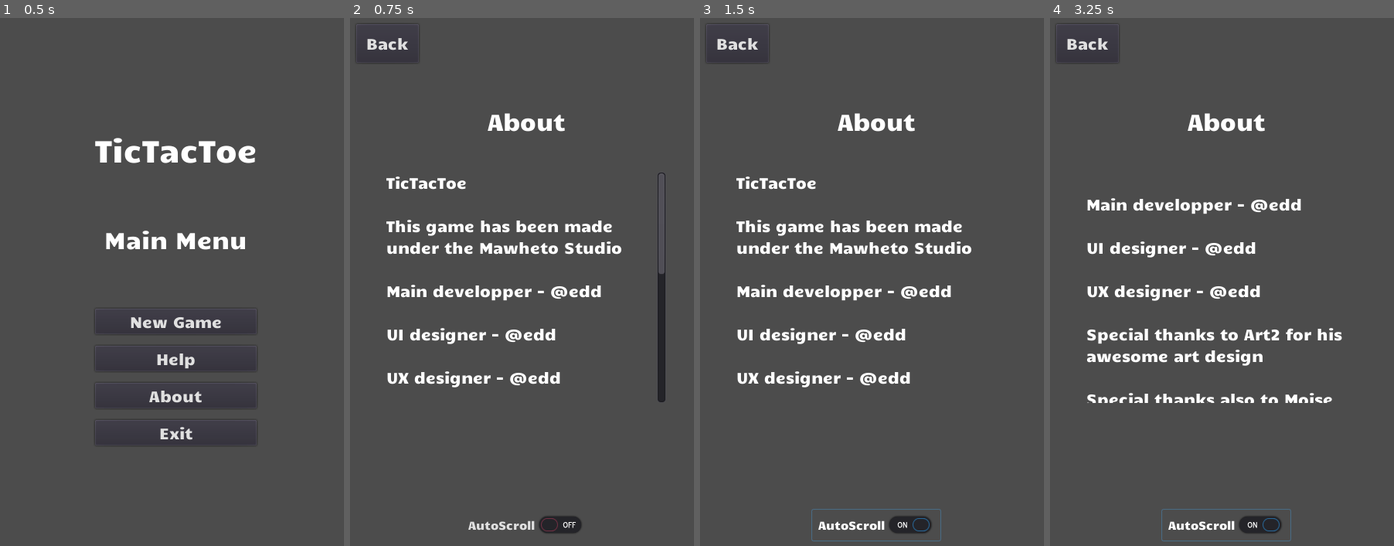
Above: before the commit, frames 1-4 (left to right).
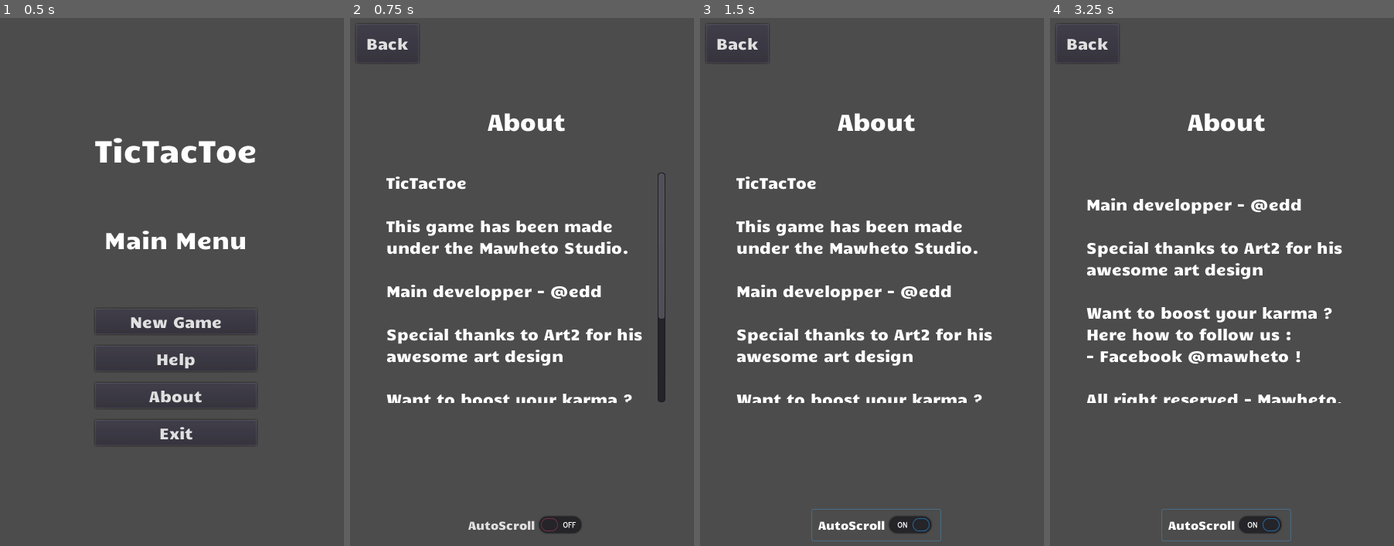
Above: after the commit, the same moments.

Repository: edd34/TicTacToe_Godot
Game: Godot game, scene res://Scenes/MainMenu.tscn
The game is run twice, just before and just after one commit, with the same random seed, the same clock (stepped at 60 frames per second) and the same inputs.
Inputs:
- Up to frame 1 (0.5 s): no input
- Up to frame 2 (0.75 s): click "About" at 0.5 s
- Up to frame 3 (1.5 s): click "AutoScroll" at 1.25 s
- Up to frame 4 (3.25 s): click "AutoScroll" at 2 s; click "AutoScroll" at 2.75 s

Frame 1 is identical in both runs. In frame 2, 2.8% of the frame differs, in the area x 10-92%, y 44-73%; in frame 3, 2.7%; in frame 4, 5.2%, in the area x 10-85%, y 42-73%.

Commit message:
change the about_scene script

Diff:
--- a/Scenes/About.tscn
+++ b/Scenes/About.tscn
@@ -157,49 +157,38 @@
 bbcode_enabled = true
 bbcode_text = "TicTacToe
 
-This game has been made under the Mawheto Studio
+This game has been made under the Mawheto Studio.
 
 Main developper - @edd
 
-UI designer - @edd
-
-UX designer - @edd
-
 Special thanks to Art2 for his awesome art design
 
-Special thanks also to Moise and Mouz1000 for their support and feedbacks
-
 Want to boost your karma ? Here how to follow us :
-- Facebook @mawheto
-
-All right reserved - Mawheto, 2018 "
+- Facebook @mawheto !
+
+All right reserved - Mawheto, 2018 ."
 visible_characters = -1
 percent_visible = 1.0
 meta_underlined = true
 tab_size = 4
 text = "TicTacToe
 
-This game has been made under the Mawheto Studio
+This game has been made under the Mawheto Studio.
 
 Main developper - @edd
 
-UI designer - @edd
-
-UX designer - @edd
-
 Special thanks to Art2 for his awesome art design
 
-Special thanks also to Moise and Mouz1000 for their support and feedbacks
-
 Want to boost your karma ? Here how to follow us :
-- Facebook @mawheto
-
-All right reserved - Mawheto, 2018 "
+- Facebook @mawheto !
+
+All right reserved - Mawheto, 2018 ."
 scroll_active = true
 scroll_following = false
 selection_enabled = false
 override_selected_font_color = false
 script = ExtResource( 3 )
+_sections_unfolded = [ "BBCode" ]
 
 [node name="Footer" type="Container" parent="." index="2"]
 
